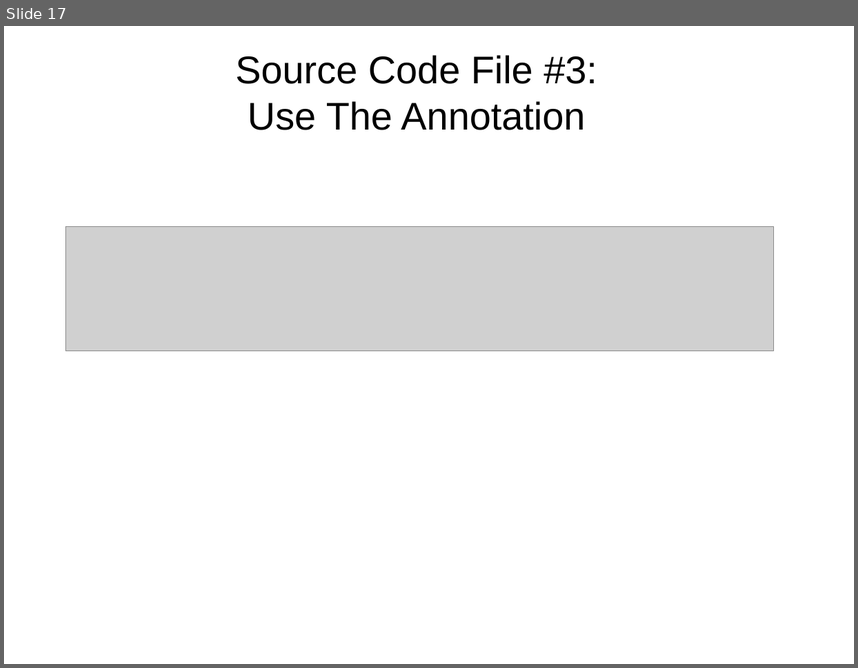
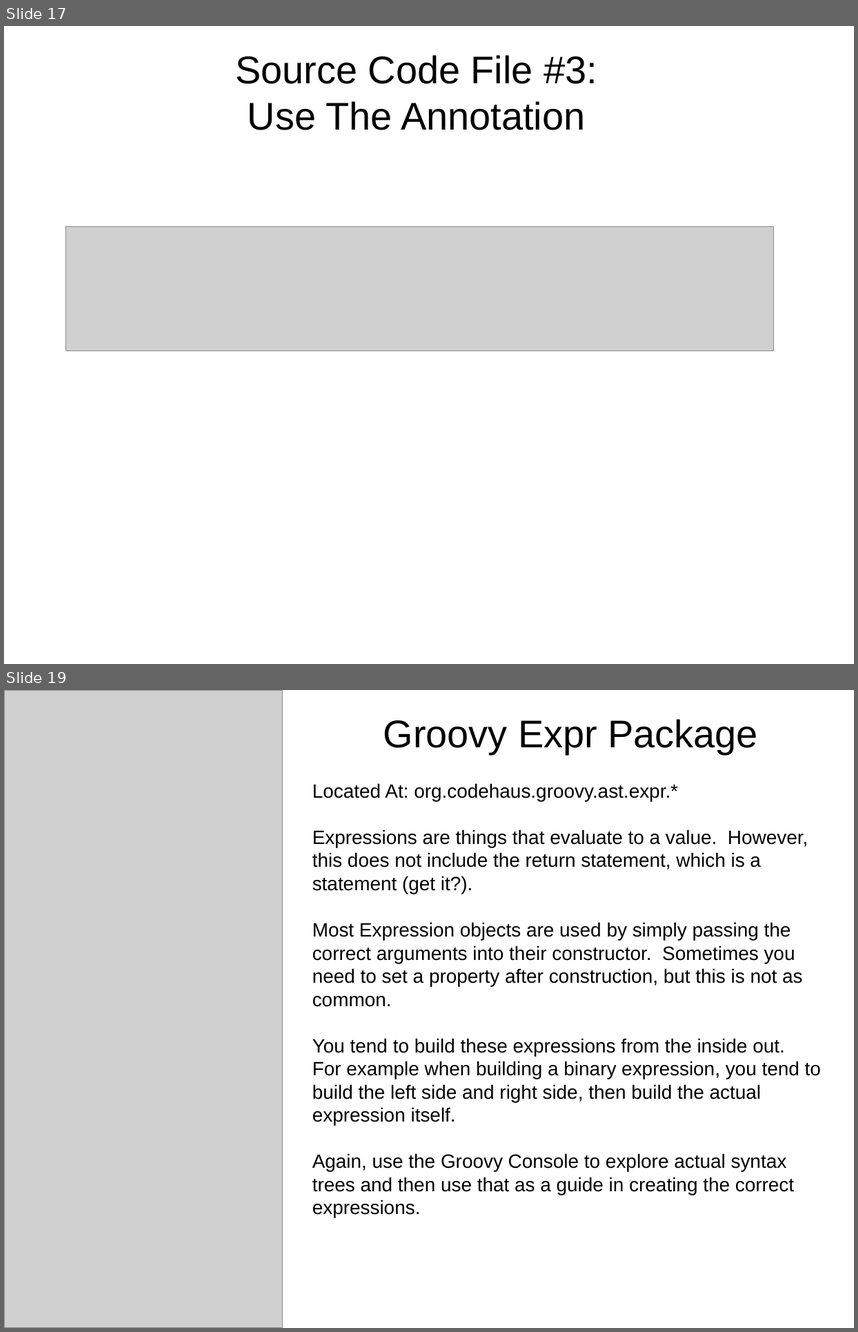
Before and after one commit to dwclark/AstTransformations, a slide deck: asttransformations.odp. Shown one above the other, each under a label of ours: slide 17 before the commit, slides 17 and 19 after it; the slides between them are not shown. The pictures are 858x668 and 858x1332 pixels, drawn with LibreOffice and Linux fonts; fonts in the diff are those of the drawing; grey boxes stand for pictures. Boxes give left, top, right and bottom in pixels: in the first picture for what was removed or moved away, otherwise in the second. Text is boxed around its words. In the diff, an @@ line names an element or a change of style, - is before the commit and + after.

```diff
--- a/asttransformations.odp
+++ b/asttransformations.odp
@@ slide 19 added at [4,690,854,1328], background #FFFFFF @@
@@ picture added at [4,690,283,1328] @@
@@ text added at [383,719,757,754], 36 pt, text #000000 @@
+Groovy Expr Package
@@ text added at [312,783,821,1194], 18 pt, text #000000 @@
+Located At: org.codehaus.groovy.ast.expr.*
+Expressions are things that evaluate to a value. However, this does not include the return statement, which is a statement (get it?).
+Most Expression objects are used by simply passing the correct arguments into their constructor. Sometimes you need to set a property after construction, but this is not as common.
+You tend to build these expressions from the inside out. For example when building a binary expression, you tend to build the left side and right side, then build the actual expression itself.
+Again, use the Groovy Console to explore actual syntax trees and then use that as a guide in creating the correct expressions.
```
Also in this commit, not shown: 7 other slides added, 1 other file.
